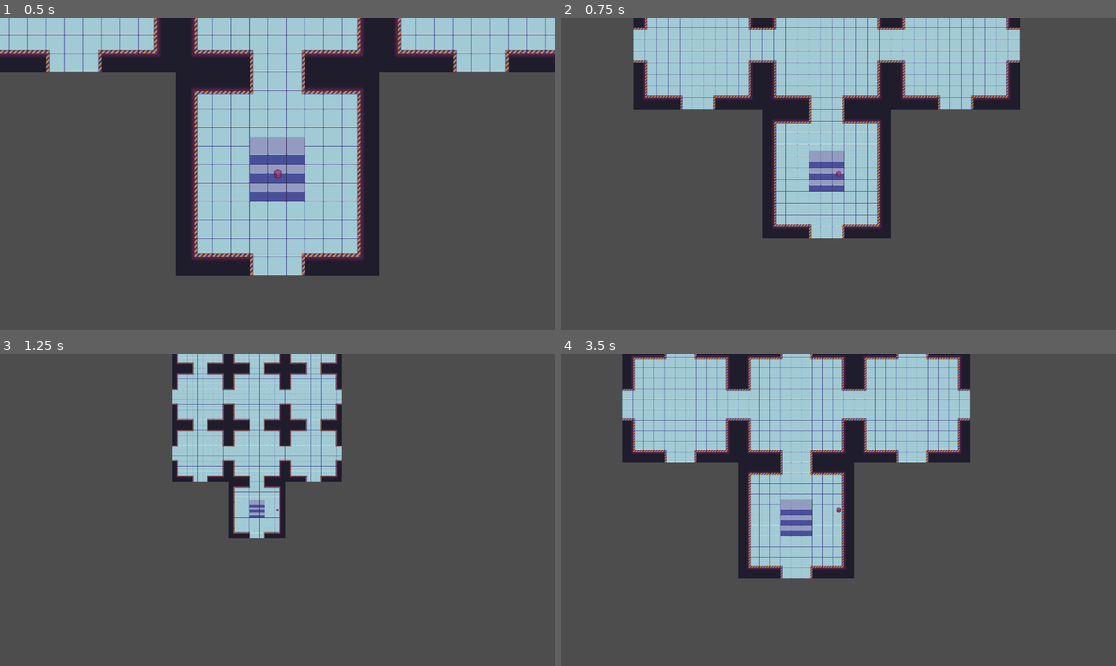
Above: before the commit, frames 1-4 (two rows, left to right).
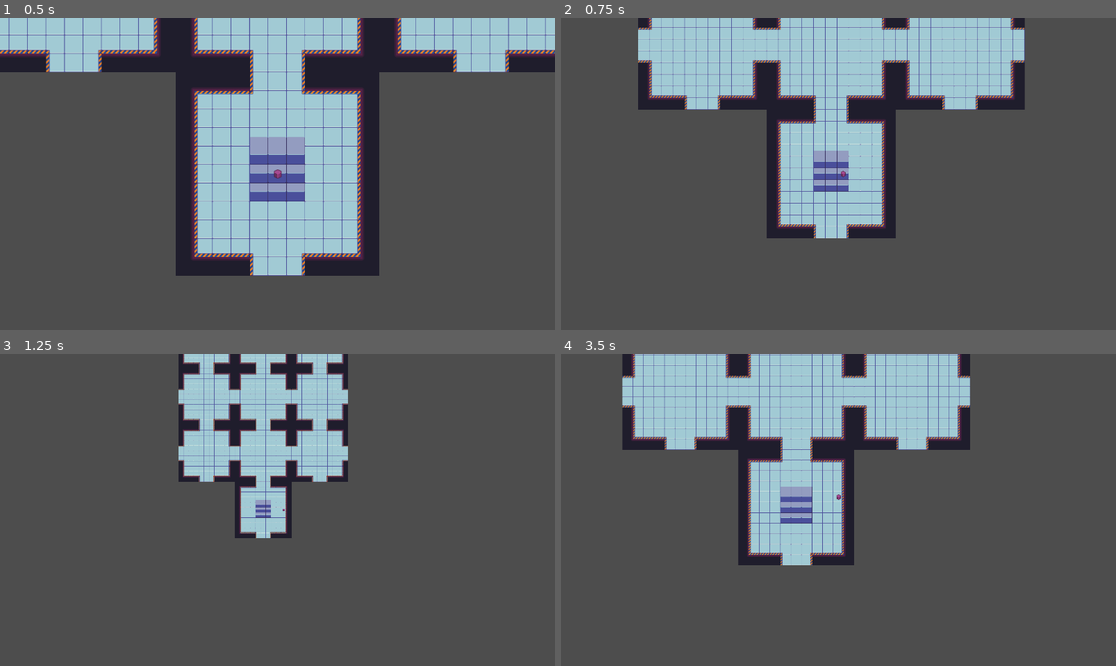
Above: after the commit, the same moments.

Repository: HotBurgi/a-cubes-journey
Game: Godot game, scene res://Scenes/Origin.tscn
Same seed, same stepped clock (60 frames per second), same inputs: the game is played once before the commit and once after it. Before the commit the project starts from res://Origin.tscn.
Inputs:
- Up to frame 1 (0.5 s): no input
- Up to frame 2 (0.75 s): tap Enter at 0.5 s; hold D (ui_right) from 0.53 s (still down); hold E (zoom_in) from 0.53 s (still down)
- Up to frame 3 (1.25 s): keep holding D (ui_right); keep holding E (zoom_in)
- Up to frame 4 (3.5 s): release D (ui_right) at 1.28 s; release E (zoom_in) at 1.28 s; hold S (ui_down) 1.28-2.03 s; tap Q (zoom_out) at 1.35, 2.85 s; hold D (ui_right) 2.03-2.78 s; hold E (zoom_in) 2.03-2.78 s; hold W (ui_up) from 2.78 s (still down)

Frame 1 is identical in both runs. In frame 2, 7.0% of the frame differs, in the area x 13-84%, y 0-71%; in frame 3, 5.5%; in frame 4, 11%, in the area x 11-74%, y 0-72%.

Commit message:
Organized Folders, Added Camera Smoothing, Fixed Collisions

Diff:
--- a/cubes-jurney/Origin.tscn
+++ b/cubes-jurney/Scenes/Origin.tscn
@@ -1,8 +1,8 @@
 [gd_scene load_steps=5 format=3 uid="uid://c7dewqk1md466"]
 
-[ext_resource type="Script" uid="uid://4626jmmijwit" path="res://scripts/camera_2d.gd" id="1_t0h8o"]
-[ext_resource type="Texture2D" uid="uid://2iv13ag3xin1" path="res://Player_sprite.png" id="2_a67vy"]
-[ext_resource type="Script" uid="uid://d04feypiqup2m" path="res://scripts/player.gd" id="3_btd2o"]
+[ext_resource type="Script" uid="uid://4626jmmijwit" path="res://scripts/camera_2d.gd" id="1_yc1o2"]
+[ext_resource type="Texture2D" uid="uid://2iv13ag3xin1" path="res://imgs/Player_sprite.png" id="2_b6jnj"]
+[ext_resource type="Script" uid="uid://d04feypiqup2m" path="res://scripts/player.gd" id="3_tug13"]
 
 [sub_resource type="GDScript" id="GDScript_gnasd"]
 script/source = "extends Node2D
@@ -55,12 +55,12 @@
 [node name="Origin" type="Node2D"]
 script = SubResource("GDScript_gnasd")
 
+[node name="Camera2D" type="Camera2D" parent="."]
+zoom = Vector2(2, 2)
+script = ExtResource("1_yc1o2")
+follow_target = NodePath("../Player")
+
 [node name="Player" type="Sprite2D" parent="."]
 z_index = 1
-texture = ExtResource("2_a67vy")
-script = ExtResource("3_btd2o")
-
-[node name="Camera2D" type="Camera2D" parent="Player"]
-zoom = Vector2(2, 2)
-script = ExtResource("1_t0h8o")
-follow_target = NodePath("..")
+texture = ExtResource("2_b6jnj")
+script = ExtResource("3_tug13")
--- a/cubes-jurney/template_room.tscn
+++ b/cubes-jurney/Scenes/template_room.tscn
@@ -1,6 +1,6 @@
 [gd_scene load_steps=4 format=4 uid="uid://3ma56rjyh2hd"]
 
-[ext_resource type="Texture2D" uid="uid://hg0o2jmott6u" path="res://scifitiles-sheet.png" id="1_bxyfs"]
+[ext_resource type="Texture2D" uid="uid://hg0o2jmott6u" path="res://imgs/scifitiles-sheet.png" id="1_bxyfs"]
 
 [sub_resource type="TileSetAtlasSource" id="TileSetAtlasSource_voqw3"]
 texture = ExtResource("1_bxyfs")
--- a/cubes-jurney/project.godot
+++ b/cubes-jurney/project.godot
@@ -13,7 +13,7 @@
 config/name="cubes-jurney"
 run/main_scene="uid://c7dewqk1md466"
 config/features=PackedStringArray("4.4", "GL Compatibility")
-config/icon="res://icon.svg"
+config/icon="res://imgs/icon.svg"
 
 [autoload]
 
--- a/cubes-jurney/rooms/boss_room.tscn
+++ b/cubes-jurney/rooms/boss_room.tscn
@@ -1,6 +1,6 @@
 [gd_scene load_steps=4 format=4 uid="uid://dvplafwwk0qp8"]
 
-[ext_resource type="Texture2D" uid="uid://hg0o2jmott6u" path="res://scifitiles-sheet.png" id="1_x2c67"]
+[ext_resource type="Texture2D" uid="uid://hg0o2jmott6u" path="res://imgs/scifitiles-sheet.png" id="1_x2c67"]
 
 [sub_resource type="TileSetAtlasSource" id="TileSetAtlasSource_voqw3"]
 texture = ExtResource("1_x2c67")
--- a/cubes-jurney/rooms/room_1.tscn
+++ b/cubes-jurney/rooms/room_1.tscn
@@ -1,6 +1,6 @@
 [gd_scene load_steps=4 format=4 uid="uid://cx4ii5fnkkok1"]
 
-[ext_resource type="Texture2D" uid="uid://hg0o2jmott6u" path="res://scifitiles-sheet.png" id="1_3t5sg"]
+[ext_resource type="Texture2D" uid="uid://hg0o2jmott6u" path="res://imgs/scifitiles-sheet.png" id="1_3t5sg"]
 
 [sub_resource type="TileSetAtlasSource" id="TileSetAtlasSource_voqw3"]
 texture = ExtResource("1_3t5sg")
--- a/cubes-jurney/rooms/room_2.tscn
+++ b/cubes-jurney/rooms/room_2.tscn
@@ -1,6 +1,6 @@
 [gd_scene load_steps=4 format=4 uid="uid://s7rggp6eqhot"]
 
-[ext_resource type="Texture2D" uid="uid://hg0o2jmott6u" path="res://scifitiles-sheet.png" id="1_wjifb"]
+[ext_resource type="Texture2D" uid="uid://hg0o2jmott6u" path="res://imgs/scifitiles-sheet.png" id="1_wjifb"]
 
 [sub_resource type="TileSetAtlasSource" id="TileSetAtlasSource_voqw3"]
 texture = ExtResource("1_wjifb")
--- a/cubes-jurney/rooms/room_3.tscn
+++ b/cubes-jurney/rooms/room_3.tscn
@@ -1,6 +1,6 @@
 [gd_scene load_steps=4 format=4 uid="uid://ds2ajxpvfmdxc"]
 
-[ext_resource type="Texture2D" uid="uid://hg0o2jmott6u" path="res://scifitiles-sheet.png" id="1_shfka"]
+[ext_resource type="Texture2D" uid="uid://hg0o2jmott6u" path="res://imgs/scifitiles-sheet.png" id="1_shfka"]
 
 [sub_resource type="TileSetAtlasSource" id="TileSetAtlasSource_voqw3"]
 texture = ExtResource("1_shfka")
--- a/cubes-jurney/rooms/room_4.tscn
+++ b/cubes-jurney/rooms/room_4.tscn
@@ -1,6 +1,6 @@
 [gd_scene load_steps=4 format=4 uid="uid://b1d84pv5edlqa"]
 
-[ext_resource type="Texture2D" uid="uid://hg0o2jmott6u" path="res://scifitiles-sheet.png" id="1_7hl0c"]
+[ext_resource type="Texture2D" uid="uid://hg0o2jmott6u" path="res://imgs/scifitiles-sheet.png" id="1_7hl0c"]
 
 [sub_resource type="TileSetAtlasSource" id="TileSetAtlasSource_voqw3"]
 texture = ExtResource("1_7hl0c")
--- a/cubes-jurney/rooms/room_5.tscn
+++ b/cubes-jurney/rooms/room_5.tscn
@@ -1,6 +1,6 @@
 [gd_scene load_steps=4 format=4 uid="uid://br71aor4bonyr"]
 
-[ext_resource type="Texture2D" uid="uid://hg0o2jmott6u" path="res://scifitiles-sheet.png" id="1_5cfj0"]
+[ext_resource type="Texture2D" uid="uid://hg0o2jmott6u" path="res://imgs/scifitiles-sheet.png" id="1_5cfj0"]
 
 [sub_resource type="TileSetAtlasSource" id="TileSetAtlasSource_voqw3"]
 texture = ExtResource("1_5cfj0")
--- a/cubes-jurney/scripts/player.gd
+++ b/cubes-jurney/scripts/player.gd
@@ -34,6 +34,6 @@
 	#var map = GlobalVariables.maps[GlobalVariables[curr_room.x][curr_room.y]]
 	var map = GlobalVariables.maps[0]
 	# check collision
-	if(map[x][y] != 0 or map[x][y]==2):   # non dovremmo tenere 2 per le porte, le porte metti 0, non serve a nulla
+	if(map[x][y] != 0 and map[x][y]!=2):   # non dovremmo tenere 2 per le porte, le porte metti 0, non serve a nulla
 		return false
 	return true
Renamed: cubes-jurney/Player_sprite.png -> cubes-jurney/imgs/Player_sprite.png
Not shown, changed: cubes-jurney/imgs/Player_sprite.png.import
Renamed: cubes-jurney/icon.svg -> cubes-jurney/imgs/icon.svg
Not shown, changed: cubes-jurney/imgs/icon.svg.import
Renamed: cubes-jurney/scifitiles-sheet.png -> cubes-jurney/imgs/scifitiles-sheet.png
Not shown, changed: cubes-jurney/imgs/scifitiles-sheet.png.import
